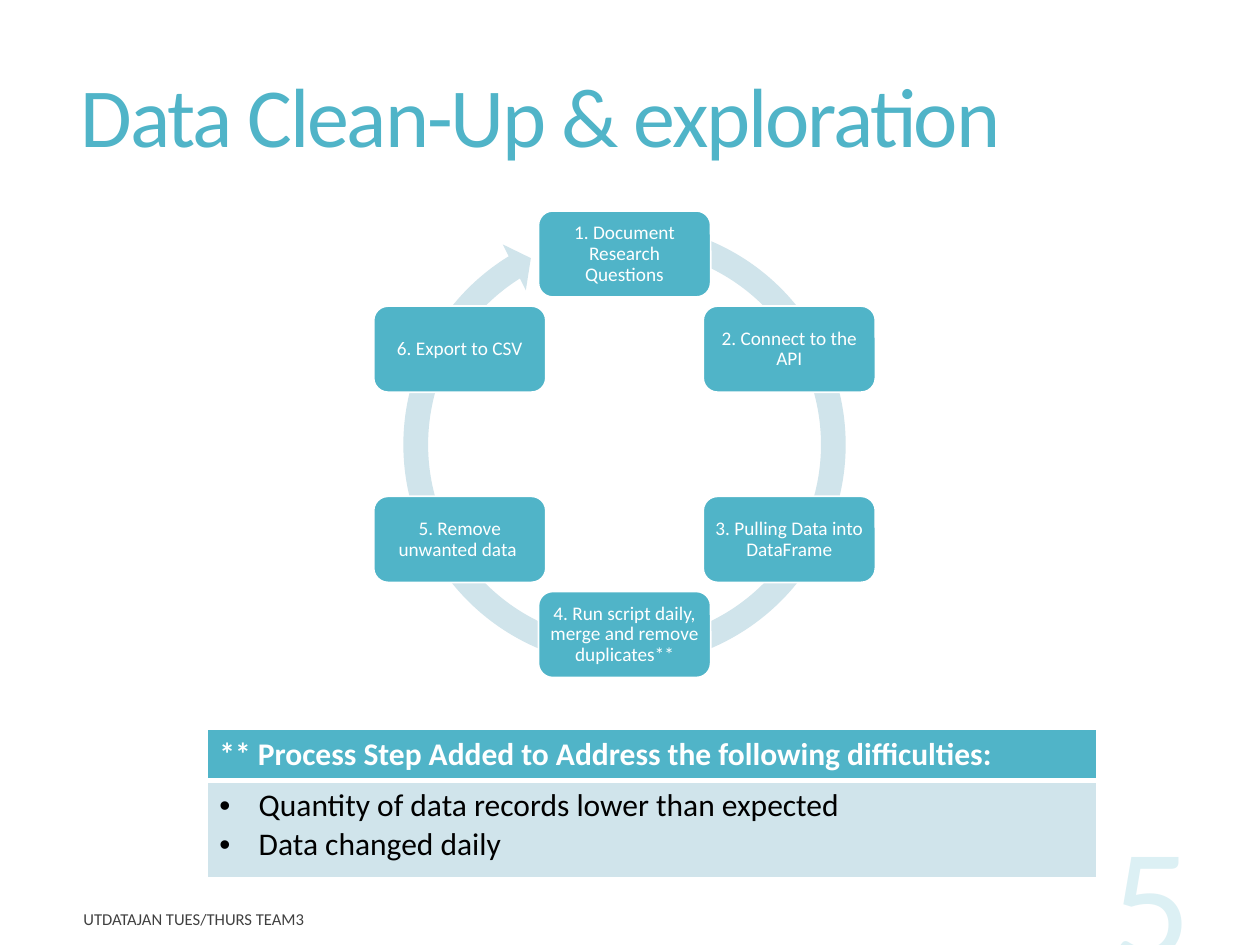
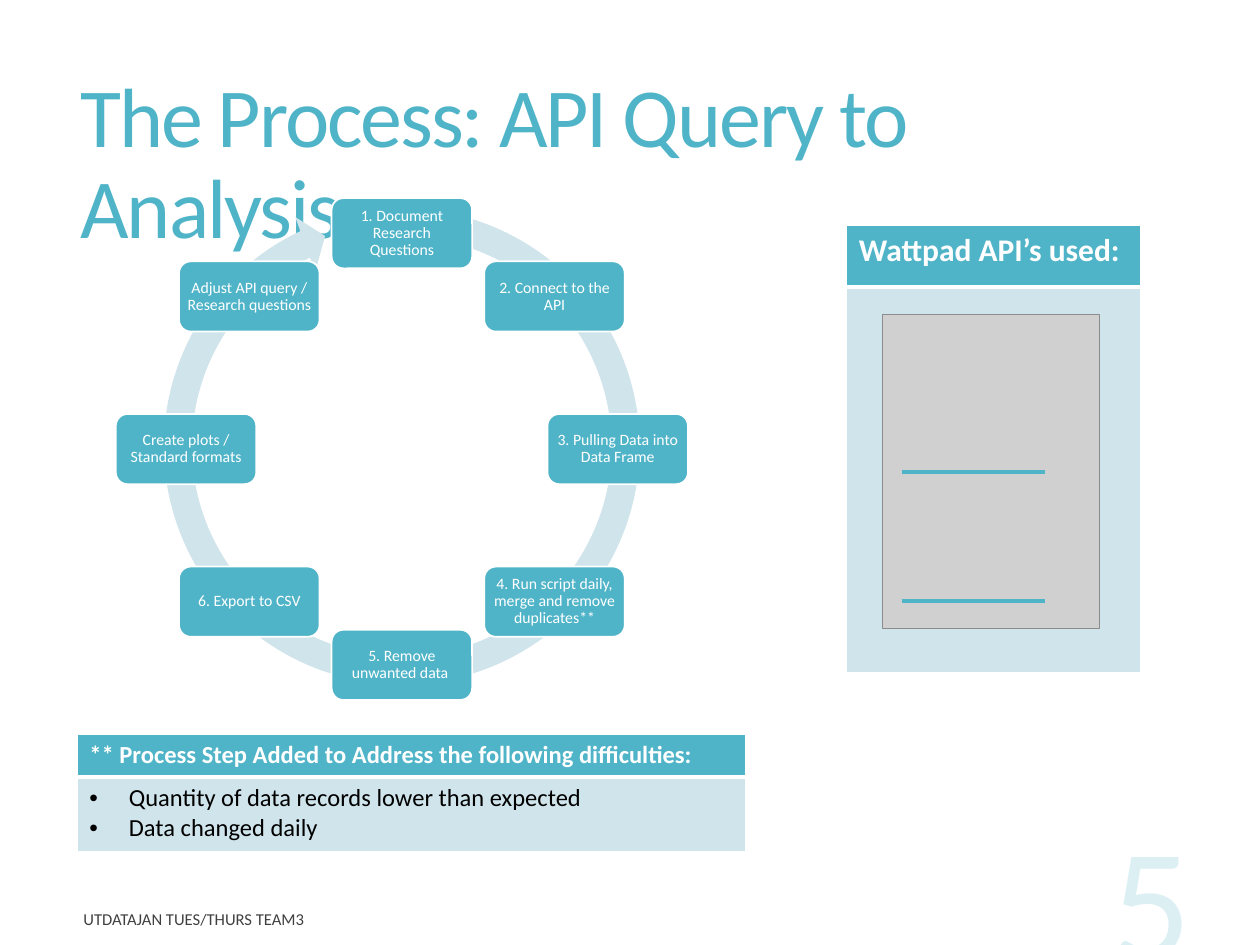
Before and after one commit to rupalimayekar/ProjectWattpad, a slide deck: slide 5 of WattpadPrez.pptx. Drawn at 1260x945 pixels with LibreOffice and Linux fonts; fonts in the diff are those of the drawing; grey boxes stand for pictures. Boxes give left, top, right and bottom in pixels: in the first picture for what was removed or moved away, otherwise in the second. Text is boxed around its words. In the diff, an @@ line names an element or a change of style, - is before the commit and + after.

```diff
--- a/WattpadPrez.pptx
+++ b/WattpadPrez.pptx
@@ title at (81, 88, 909, 258): text changed @@
-Data Clean-Up & exploration
+The Process: API Query to Analysis
@@ circular arrow: place and size @@
-circular arrow at (391, 210, 859, 679)
+circular arrow at (149, 194, 655, 701)
@@ circular arrow at (149, 194, 655, 701): proportions changed @@
@@ rounded rectangle: place and size @@
-rounded rectangle at (374, 306, 547, 392)
+rounded rectangle at (331, 198, 472, 268)
@@ text "1. Document Research Questions": place and size @@
-text "1. Document Research Questions" at (574, 226, 675, 284)
+text "1. Document Research Questions" at (361, 211, 443, 257)
@@ table added at (847, 226, 1142, 673), 2 rows, 1 columns @@
+Wattpad API’s used:
+
@@ rounded rectangle: place and size @@
-rounded rectangle at (538, 210, 711, 296)
+rounded rectangle at (484, 261, 625, 331)
@@ text "2. Connect to the API": place and size @@
-text "2. Connect to the API" at (722, 331, 857, 365)
+text "2. Connect to the API" at (499, 282, 609, 310)
@@ group added at (116, 261, 320, 485): 2 rounded rectangles, 2 texts @@
+Create plots / Standard formats
+Adjust API query / Research questions
@@ picture added at (882, 315, 1099, 629) @@
@@ rounded rectangle: place and size @@
-rounded rectangle at (703, 496, 876, 582)
+rounded rectangle at (547, 415, 688, 485)
@@ text at (558, 434, 678, 462): text changed; size 11 to 9 pt @@
-3. Pulling Data into DataFrame
+3. Pulling Data into Data Frame
@@ line added from (902, 471) to (1045, 471), #50B4C8 2 pt @@
@@ rounded rectangle: place and size @@
-rounded rectangle at (703, 306, 876, 392)
+rounded rectangle at (179, 567, 320, 638)
@@ rounded rectangle: place and size @@
-rounded rectangle at (538, 591, 711, 677)
+rounded rectangle at (484, 567, 625, 638)
@@ size 11 to 9 pt in 5 elements at (494, 578, 615, 626), (352, 651, 448, 678), (361, 211, 443, 257), (499, 282, 609, 310), (198, 595, 300, 609) @@
@@ text "6. Export to CSV": place and size @@
-text "6. Export to CSV" at (397, 342, 522, 358)
+text "6. Export to CSV" at (198, 595, 300, 609)
@@ text "4. Run script daily, merge ...": place and size @@
-text "4. Run script daily, merge ..." at (550, 606, 699, 664)
+text "4. Run script daily, merge ..." at (494, 578, 615, 626)
@@ line added from (902, 601) to (1045, 601), #50B4C8 2.25 pt @@
@@ rounded rectangle: place and size @@
-rounded rectangle at (374, 496, 547, 582)
+rounded rectangle at (331, 630, 472, 701)
@@ text "5. Remove unwanted data": place and size @@
-text "5. Remove unwanted data" at (399, 522, 517, 556)
+text "5. Remove unwanted data" at (352, 651, 448, 678)
@@ table at (77, 735, 746, 853) @@
@@ size 18 to 14 pt @@
@@ table: place and size @@
-table at (207, 730, 1097, 878)
+table at (77, 735, 746, 853)
```
Also in this commit, not shown: 8 other slides changed, 1 slide removed.
